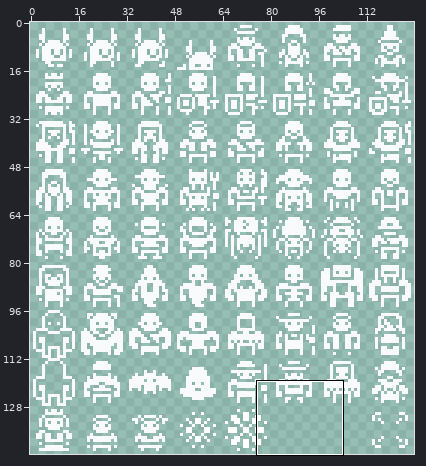
Pixel-art file, stored at resources/Characters.aseprite. The picture above shows the old version from afar; the outline marks the close-up.
Close-up. First the earlier version:
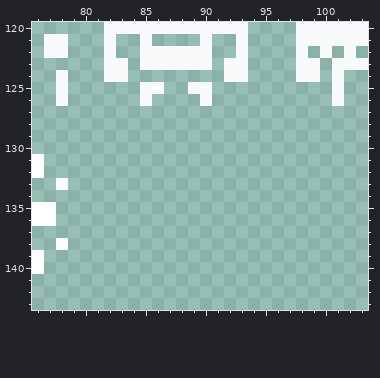
128x144 pixels, 1 frame. Shown: x 76..103, y 120..143.
Once edited:
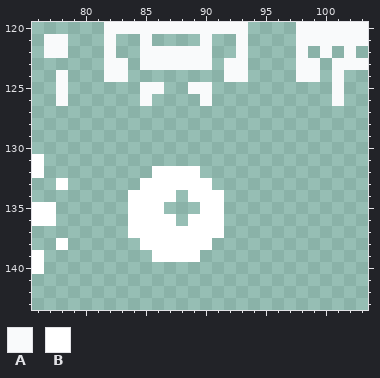
Palette (. is transparent): A #f9fafb  B #ffffff
Change:
Changed rows in their new state; - is an unchanged pixel.
first column x 84:
132 --BBBB--
133 -BBBBBB-
134 BBBB-BBB
135 BBB---BB
136 BBBB-BBB
137 BBBBBBBB
138 -BBBBBB-
139 --BBBB--
Where, in picture pixels (left, top, right, bottom), the same in both close-ups:
added: (128, 166, 224, 262)
